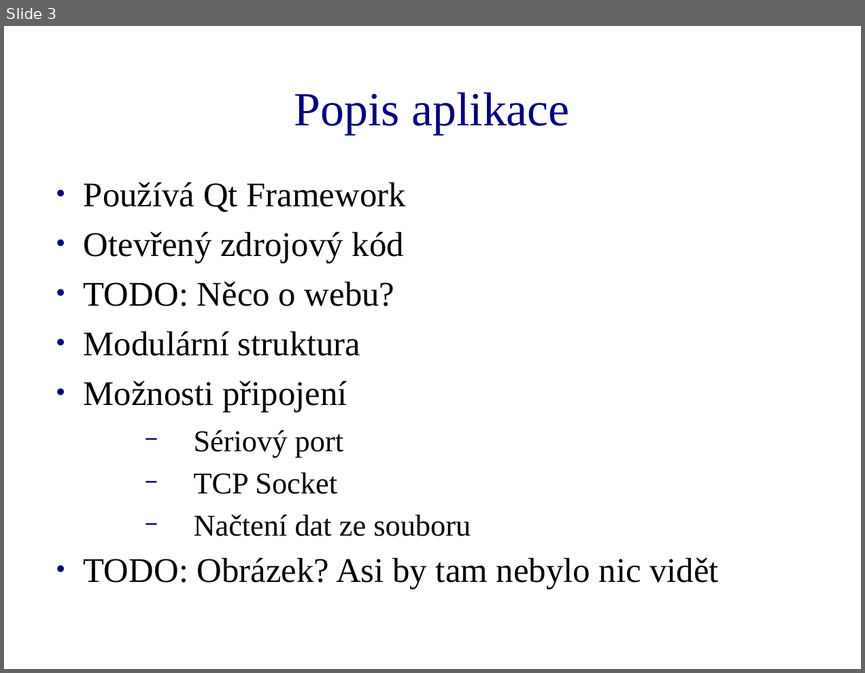
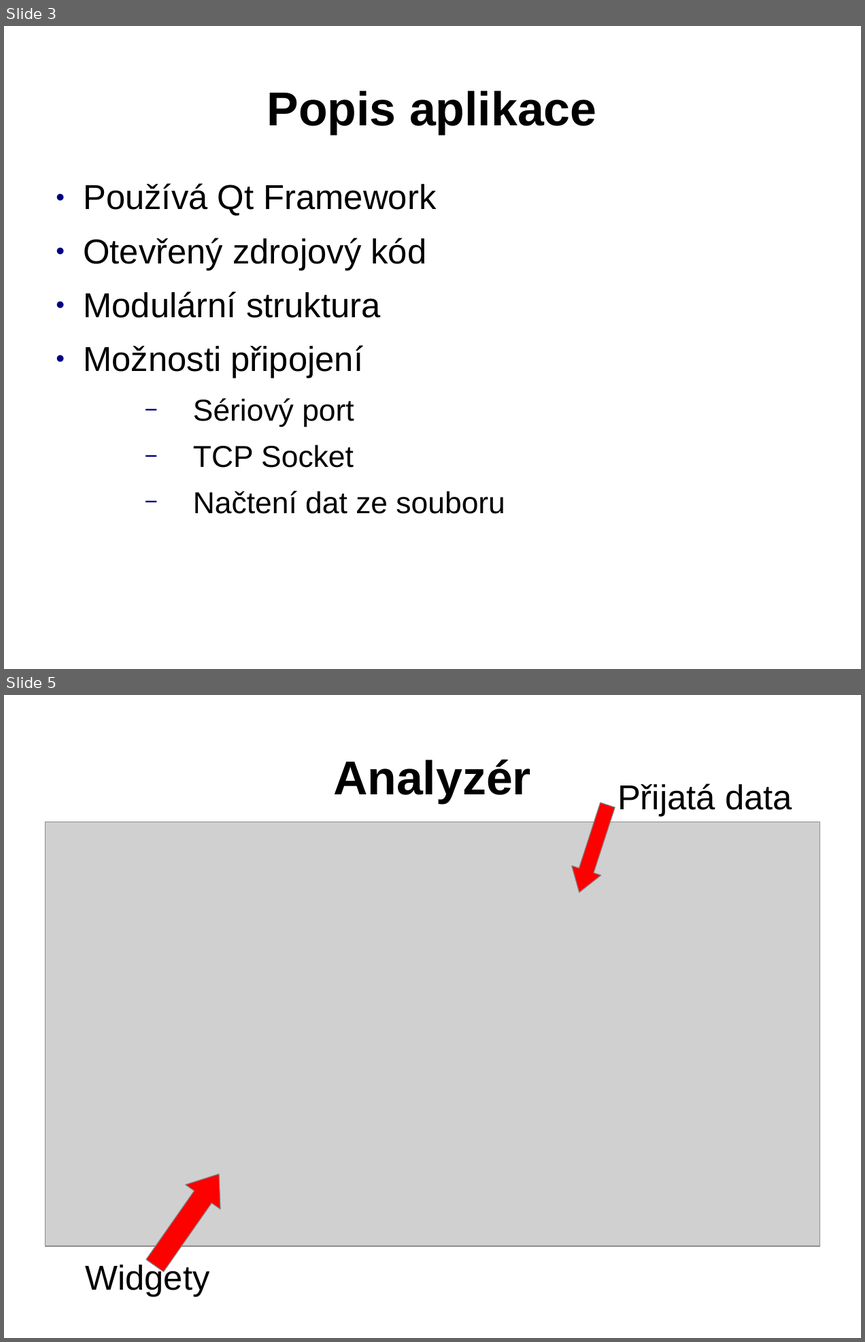
Before and after one commit to Tasssadar/soc, a slide deck: prezentace.ppt. Shown one above the other, each under a label of ours: slide 3 before the commit, slides 3 and 5 after it; the slides between them are not shown. The pictures are 865x673 and 865x1342 pixels, drawn with LibreOffice and Linux fonts; fonts in the diff are those of the drawing; grey boxes stand for pictures; background and template pictures are left out. Boxes give left, top, right and bottom in pixels: in the first picture for what was removed or moved away, otherwise in the second. Text is boxed around its words. In the diff, an @@ line names an element or a change of style, - is before the commit and + after.

```diff
--- a/prezentace.ppt
+++ b/prezentace.ppt
@@ slide 5 added at [4,695,861,1338], background picture (left out) @@
@@ title added at [333,759,531,804], 44 pt, text #000000, bold @@
+Analyzér
@@ text added at [617,783,792,816], 32 pt, text #000000 @@
+Přijatá data
@@ down arrow added at [565,800,622,897], fill #FF0000, outline #808080 0.74 pt @@
@@ picture added at [45,821,819,1246] @@
@@ down arrow added at [137,1161,237,1278], fill #FF0000, outline #808080 0.74 pt @@
@@ text added at [85,1261,209,1296], 32 pt, text #000000 @@
+Widgety
@@ slide 3 changed as well @@
@@ title "Popis aplikace" at [267,91,596,135]: font Times New Roman to Arial, text colour #000080 to #000000, bold on @@
@@ text "Používá Qt Framework" at [83,183,504,514]: font Times New Roman to Arial; line spacing 0.83 to 0.93; indent changed @@
@@ text at [84,281,395,306]: paragraph removed @@
-● TODO: Něco o webu?
@@ text at [84,557,718,588]: paragraph removed @@
-● TODO: Obrázek? Asi by tam nebylo nic vidět
```
Also in this commit, not shown: 2 other slides changed, 5 other slides added, 2 slides removed.
